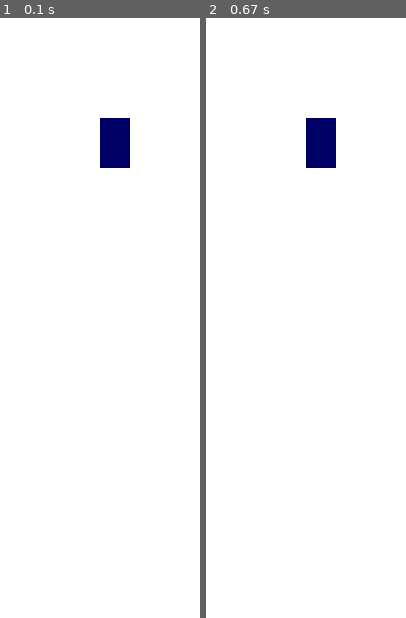
Above: before the commit, frames 1-2 (left to right).
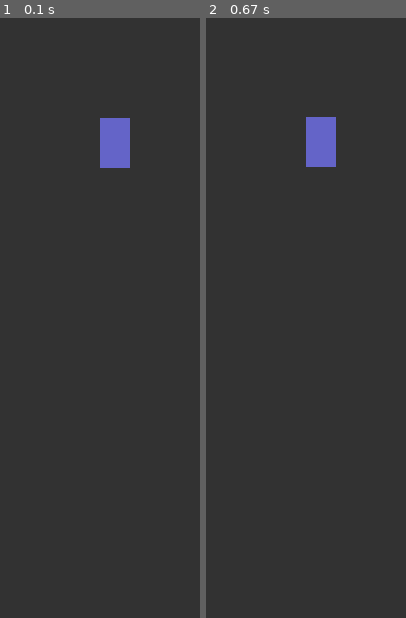
Above: after the commit, the same moments.

Repository: kc-raahi/self-driving-car-sim
Game: pygame game, started from car.py
Two runs of this game, one before a commit and one after it. Both use one fixed random seed, a clock stepped at 60 frames per second and the inputs below.
Inputs:
- Up to frame 1 (0.1 s): no input
- Up to frame 2 (0.67 s): hold Up from 0.33 s (still down)

The runs differ from the first frame. In frame 1, 100% of the frame differs, in the area x 0-100%, y 0-100%; in frame 2, 100%.

Commit message:
20230706 - non-continuous motion with accurate acceleration

Diff:
--- a/car.py
+++ b/car.py
@@ -9,21 +9,51 @@
 
 
 class Car:
-    def __init__(self, x, y, width, height):
+    def __init__(self, x, y, width, height, traffic=False):
         self.x = x
         self.y = y
         self.width = width
         self.height = height
         self.position = [0, 0]
+        self.traffic = traffic
         self.angle = 0
         self.speed = 0
+        self.acc = 0.2
+        self.max_speed = 3 if not self.traffic else 2
         self.center = [self.position[0]+CAR_SIZE_X/2, self.position[1]+CAR_SIZE_Y/2]
         self.sensors = []
         self.drawing_sensors = []
         self.alive = True
 
-    def draw(self, screen):
-        pygame.draw.rect(screen, (0,0,100), (self.x, self.y, self.width, self.height))
+    def draw(self, screen, x, y):
+        pygame.draw.rect(screen, (100,100,200), (x, y, self.width, self.height))
+
+    def update(self, event):
+        if event.type == pygame.KEYDOWN:
+            if event.key == pygame.K_UP:
+                print("Up pressed")
+                if self.speed > self.max_speed * -1:
+                    self.speed -= self.acc
+                else:
+                    self.speed = self.max_speed * -1
+
+            if event.key == pygame.K_DOWN:
+                print("Down pressed")
+                if self.speed < self.max_speed:
+                    self.speed += self.acc
+                else:
+                    self.speed = self.max_speed
+
+        if event.type == pygame.KEYUP:
+            print("Keystroke released")
+            while self.speed != 0:
+                if self.speed < 0:
+                    self.speed += self.acc
+                else:
+                    self.speed -= self.acc
+
+
+        self.y += self.speed
 
 
 if __name__ == "__main__":
@@ -31,13 +61,16 @@
     pygame.display.set_caption("Self-Driving Car")
     driver = Car(100, 100, CAR_SIZE_X, CAR_SIZE_Y)
     run = True
+
     while run:
-        screen.fill((255,255,255))
-        driver.draw(screen)
+        keys = pygame.key.get_pressed()
+        screen.fill((50, 50, 50))
+        driver.draw(screen, driver.x, driver.y)
+
         for event in pygame.event.get():
-            if event.type == pygame.QUIT:
-                run = False
-
+            if event.type == pygame.KEYDOWN:
+                driver.update(event)
+        pygame.display.update()
         pygame.display.flip()
 
     pygame.quit()
